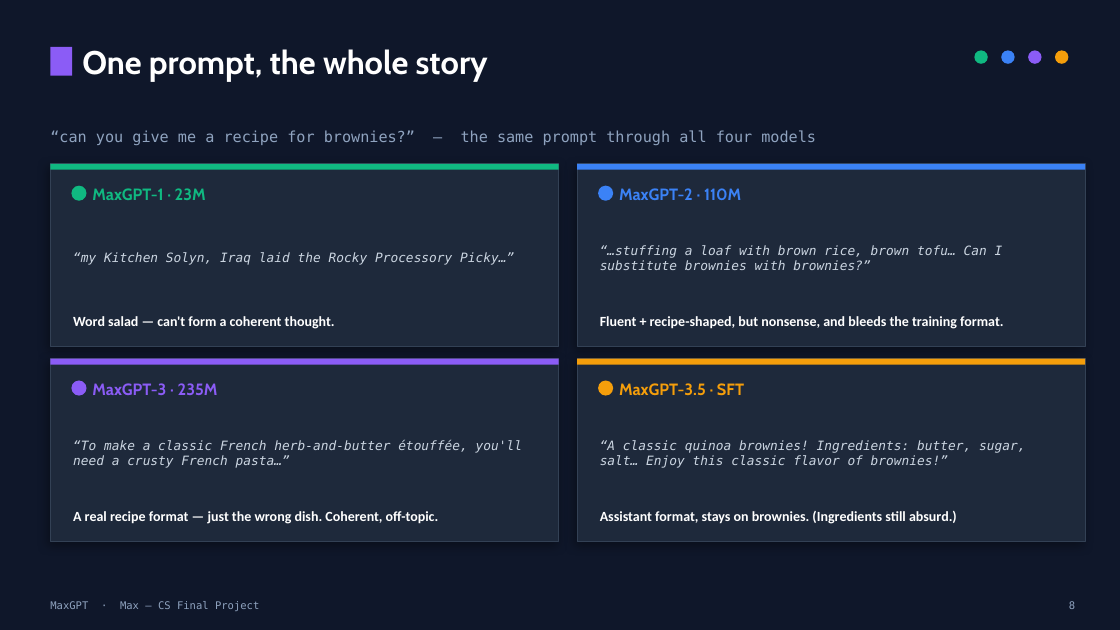
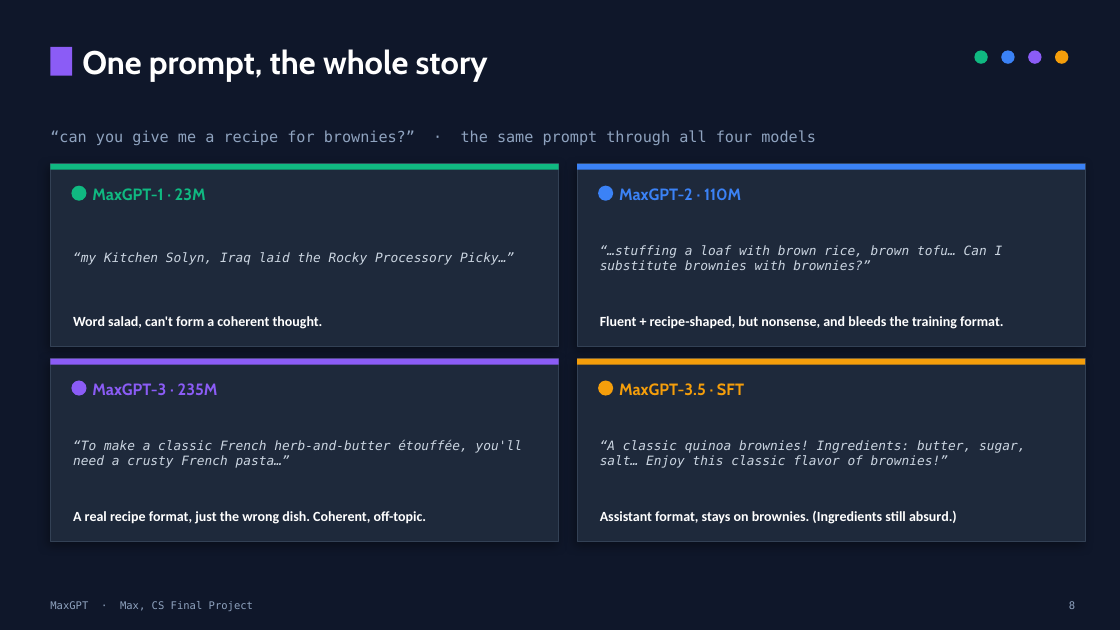
Before and after one commit to MaxwellBrohm/MaxGPT, a slide deck: slide 8 of MaxGPT_Presentation.pptx. Drawn at 1120x630 pixels with LibreOffice and Linux fonts; fonts in the diff are those of the drawing. Boxes give left, top, right and bottom in pixels: in the first picture for what was removed or moved away, otherwise in the second. Text is boxed around its words. In the diff, an @@ line names an element or a change of style, - is before the commit and + after.

```diff
--- a/MaxGPT_Presentation.pptx
+++ b/MaxGPT_Presentation.pptx
@@ text at box(50, 130, 816, 145): text changed @@
-“can you give me a recipe for brownies?” — the same prompt through all four models
+“can you give me a recipe for brownies?” · the same prompt through all four models
@@ text at box(73, 316, 323, 329): text changed @@
-Word salad — can't form a coherent thought.
+Word salad, can't form a coherent thought.
@@ text at box(73, 511, 427, 524): text changed @@
-A real recipe format — just the wrong dish. Coherent, off-topic.
+A real recipe format, just the wrong dish. Coherent, off-topic.
@@ text at box(50, 601, 253, 611): text changed @@
-MaxGPT · Max — CS Final Project
+MaxGPT · Max, CS Final Project
```
Also in this commit, not shown: 11 other slides changed, 2 other files.
